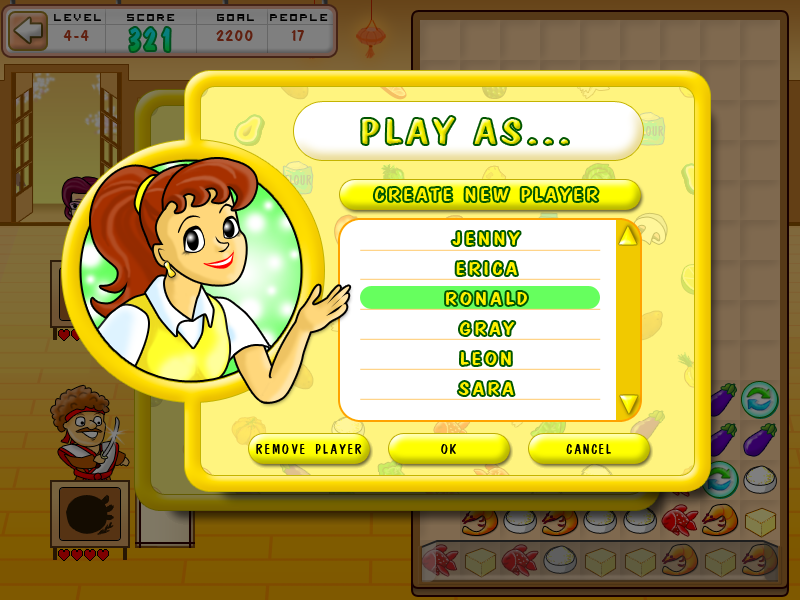
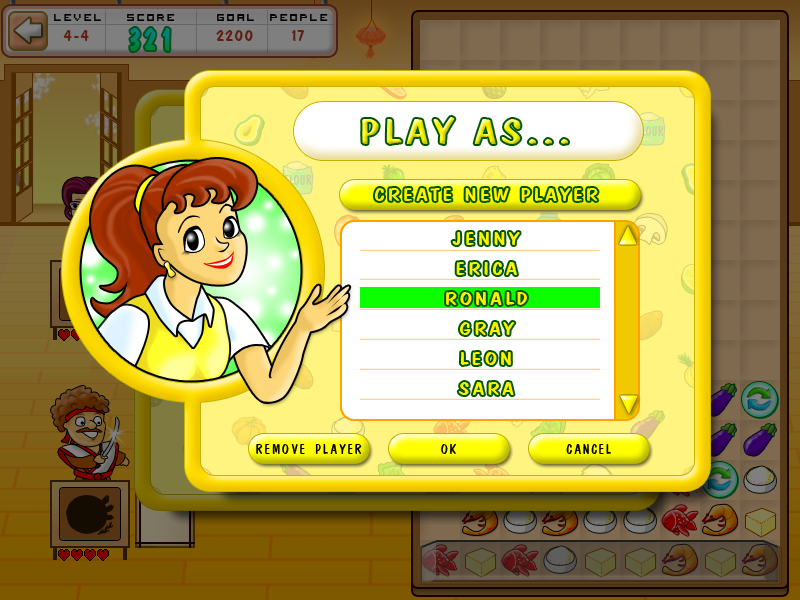
The second 800x600 image is a revision of the first. Changes to its layers:
removed layer "Фигура 34" from group "text" over [360, 286, 600, 309]
removed layer "Фигура 32 (копия)" from group "text" over [340, 220, 616, 420]
removed layer "Фигура 32" from group "text" over [340, 220, 640, 420]
added layer "Фигура 38" in group "text" over [360, 287, 600, 308]
added layer "Фигура 1 (копия) 5" in group "text" over [340, 220, 616, 421]
added layer "Фигура 1 (копия) 4" in group "text" over [340, 220, 640, 421]
